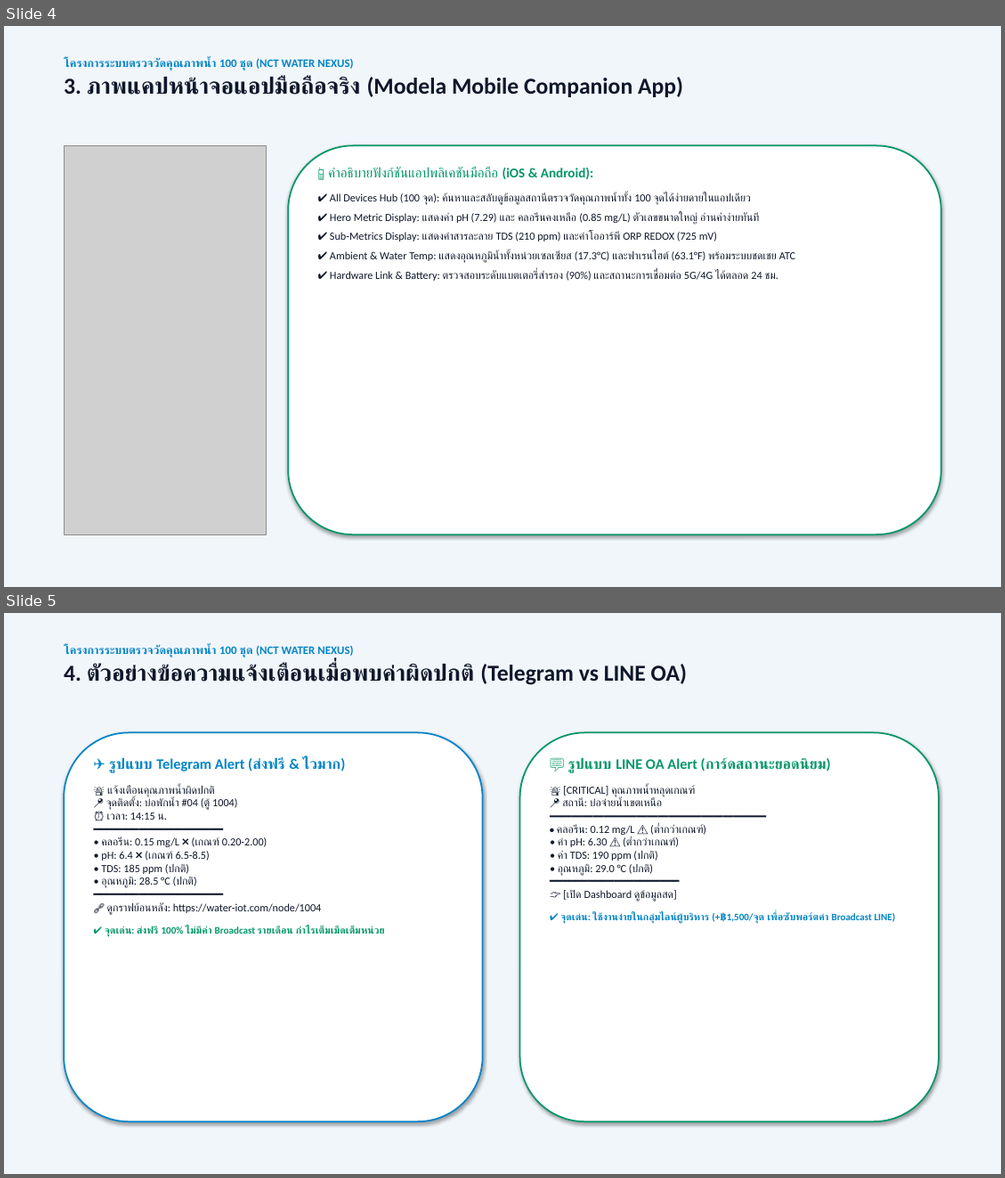
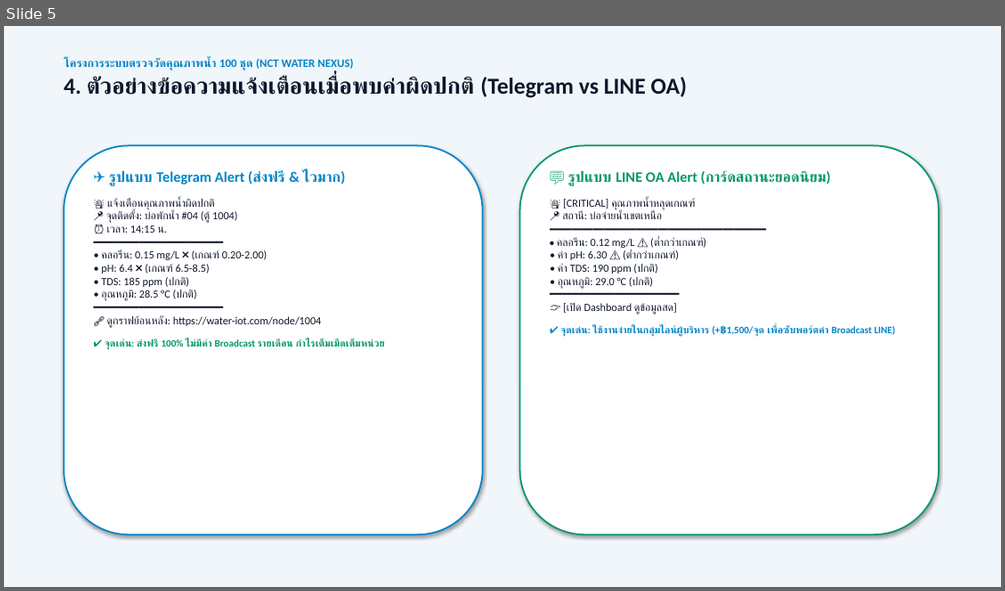
Before and after one commit to WoobWarb/nct-water-nexus, a slide deck: NCT_Water_Nexus_Report_and_Pricing.pptx. Shown one above the other, each under a label of ours: slides 4 and 5 before the commit, slide 5 after it. The pictures are 1005x1178 and 1005x591 pixels, drawn with LibreOffice and Linux fonts; fonts in the diff are those of the drawing; grey boxes stand for pictures. Boxes give left, top, right and bottom in pixels: in the first picture for what was removed or moved away, otherwise in the second. Text is boxed around its words. In the diff, an @@ line names an element or a change of style, - is before the commit and + after.

```diff
--- a/NCT_Water_Nexus_Report_and_Pricing.pptx
+++ b/NCT_Water_Nexus_Report_and_Pricing.pptx
@@ slide 4 removed at [4, 26, 1001, 587], background #F1F6FB @@
@@ text removed at [64, 58, 683, 97] @@
-โครงการระบบตรวจวัดคุณภาพน้ำ 100 ชุด (NCT WATER NEXUS)
-3. ภาพแคปหน้าจอแอปมือถือจริง (Modela Mobile Companion App)
@@ picture removed at [64, 145, 266, 534] @@
@@ rounded rectangle removed at [288, 145, 941, 534] @@
@@ text removed at [328, 167, 795, 281] @@
-📱 คำอธิบายฟังก์ชันแอปพลิเคชันมือถือ (iOS & Android):
-✔ All Devices Hub (100 จุด): ค้นหาและสลับดูข้อมูลสถานีตรวจวัดคุณภาพน้ำทั้ง 100 จุดได้ง่ายดายในแอปเดียว
-✔ Hero Metric Display: แสดงค่า pH (7.29) และ คลอรีนคงเหลือ (0.85 mg/L) ตัวเลขขนาดใหญ่ อ่านค่าง่ายทันที
-✔ Sub-Metrics Display: แสดงค่าสารละลาย TDS (210 ppm) และค่าโออาร์พี ORP REDOX (725 mV)
-✔ Ambient & Water Temp: แสดงอุณหภูมิน้ำทั้งหน่วยเซลเซียส (17.3°C) และฟาเรนไฮต์ (63.1°F) พร้อมระบบชดเชย ATC
-✔ Hardware Link & Battery: ตรวจสอบระดับแบตเตอรี่สำรอง (90%) และสถานะการเชื่อมต่อ 5G/4G ได้ตลอด 24 ชม.
```
Also in this commit, not shown: 1 slide changed, 1 slide added, 11 other files.
